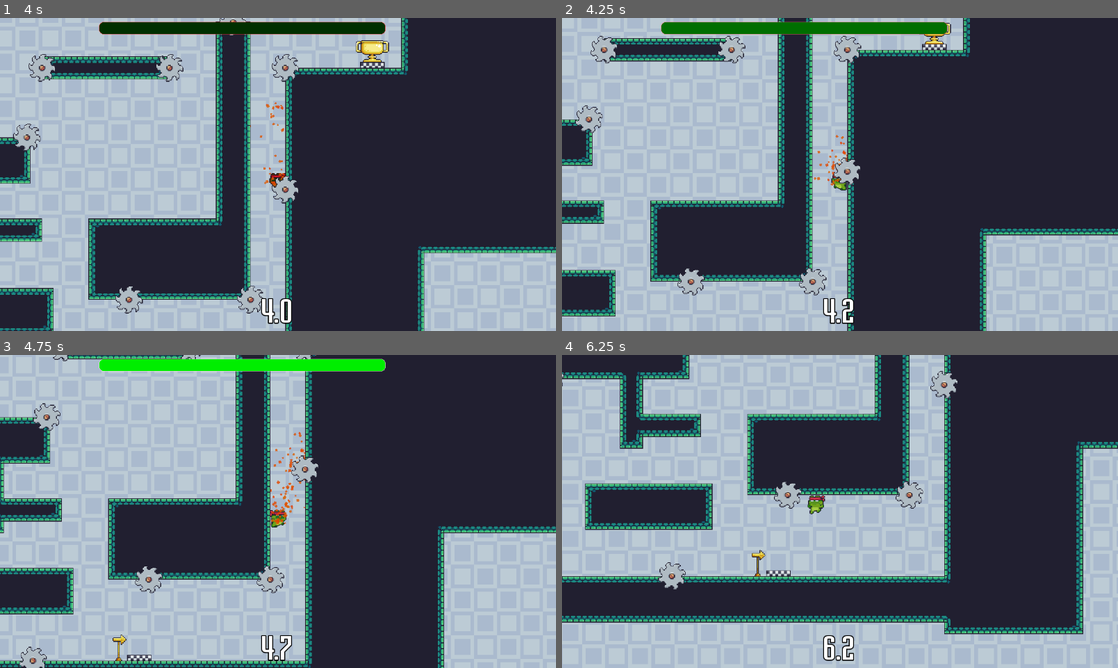
Above: before the commit, frames 1-4 (two rows, left to right).
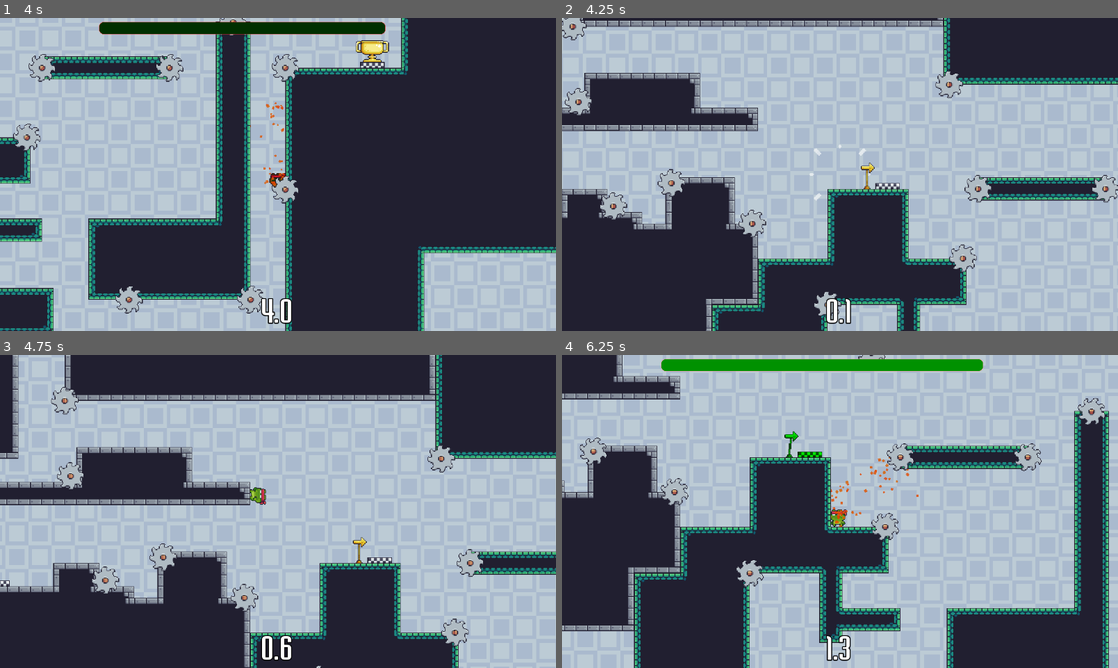
Above: after the commit, the same moments.

Repository: Boyquotes/LudusFormation
Game: Godot game, scene res://Scenes/Levels/level_base.tscn
Two runs of this game, one before a commit and one after it. Both use one fixed random seed, a clock stepped at 60 frames per second and the inputs below.
Inputs:
- Up to frame 1 (4 s): tap Enter at 0.5 s; hold D (right) 0.53-2.03 s; tap W (jump) at 0.77, 1.52, 3.02, 3.77 s; hold A (left) 2.03-2.78 s; hold D (right) from 2.78 s (still down)
- Up to frame 2 (4.25 s): keep holding D (right); tap T (reset, bound only after the commit) at 4.15 s
- Up to frame 3 (4.75 s): release D (right) at 4.28 s; hold A (left) from 4.28 s (still down); tap W (jump) at 4.52 s
- Up to frame 4 (6.25 s): tap R (restart, bound only after the commit) at 4.9 s; release A (left) at 5.03 s; hold D (right) 5.03-5.78 s; hold A (left) from 5.78 s (still down); tap W (jump) at 6.02 s

Frame 1 is identical in both runs. In frame 2, 59% of the frame differs, in the area x 0-100%, y 0-100%; in frame 3, 59%; in frame 4, 66%.

Commit message:
Added timer for lv2

Diff:
--- a/Scenes/Levels/level_2.tscn
+++ b/Scenes/Levels/level_2.tscn
@@ -6,6 +6,8 @@
 [ext_resource type="PackedScene" uid="uid://bsbn72jnqtj2j" path="res://Scenes/Traps/Saw/saw_trap.tscn" id="3_1hhki"]
 [ext_resource type="PackedScene" uid="uid://ceetapqadmawx" path="res://Scenes/Checkpoints/Start/start_point.tscn" id="4_saaao"]
 [ext_resource type="PackedScene" uid="uid://ktkqsa0kqmeh" path="res://Scenes/Checkpoints/End/end_point.tscn" id="5_u4d53"]
+[ext_resource type="FontFile" uid="uid://dbjwykly8mh7g" path="res://Assets/fonts/Empanada.ttf" id="7_w1cos"]
+[ext_resource type="Script" path="res://Scenes/Levels/TimeSpent.gd" id="8_r3i8w"]
 
 [sub_resource type="TileSetAtlasSource" id="TileSetAtlasSource_1td6t"]
 resource_name = "ground1"
@@ -588,6 +590,12 @@
 terrain_set_0/terrain_1/color = Color(0.501961, 0, 0.2, 1)
 sources/0 = SubResource("TileSetAtlasSource_1td6t")
 
+[sub_resource type="LabelSettings" id="LabelSettings_3pd0o"]
+font = ExtResource("7_w1cos")
+font_size = 72
+outline_size = 8
+outline_color = Color(0, 0, 0, 1)
+
 [node name="Level2" type="Node2D"]
 
 [node name="BG" type="NinePatchRect" parent="."]
@@ -795,3 +803,21 @@
 tile_set = SubResource("TileSet_3fgd5")
 format = 2
 layer_0/tile_data = PackedInt32Array(917534, 65536, 1, 851998, 65536, 1, 786462, 196608, 1, 720926, 131072, 0, 917533,  …(112699 unchanged characters)…
+
+[node name="Game" type="CanvasLayer" parent="."]
+layer = 2
+
+[node name="TimeSpent" type="Label" parent="Game"]
+texture_filter = 1
+anchors_preset = -1
+anchor_top = 0.868827
+anchor_right = 1.0
+anchor_bottom = 1.0
+grow_horizontal = 2
+grow_vertical = 0
+text = "123"
+label_settings = SubResource("LabelSettings_3pd0o")
+horizontal_alignment = 1
+vertical_alignment = 1
+script = ExtResource("8_r3i8w")
+metadata/_edit_use_anchors_ = true
--- a/Scenes/Player/player.gd
+++ b/Scenes/Player/player.gd
@@ -50,6 +50,13 @@
 	frog.play("Appear_Disappear")
 	await frog.animation_finished
 	set_physics_process(true)
+
+func _input(event: InputEvent) -> void:
+	if event is InputEventKey:
+		if event.is_action_pressed("restart"):
+			get_tree().reload_current_scene()
+		elif event.is_action_pressed("reset"):
+			get_tree().change_scene_to_file("res://Scenes/Levels/level_base.tscn")
 
 func _physics_process(delta: float) -> void:
 	# Add the gravity.
--- a/project.godot
+++ b/project.godot
@@ -51,6 +51,18 @@
 , Object(InputEventJoypadMotion,"resource_local_to_scene":false,"resource_name":"","device":-1,"axis":1,"axis_value":1.0,"script":null)
 ]
 }
+restart={
+"deadzone": 0.5,
+"events": [Object(InputEventKey,"resource_local_to_scene":false,"resource_name":"","device":-1,"window_id":0,"alt_pressed":false,"shift_pressed":false,"ctrl_pressed":false,"meta_pressed":false,"pressed":false,"keycode":0,"physical_keycode":82,"key_label":0,"unicode":114,"echo":false,"script":null)
+, Object(InputEventJoypadButton,"resource_local_to_scene":false,"resource_name":"","device":-1,"button_index":1,"pressure":0.0,"pressed":false,"script":null)
+]
+}
+reset={
+"deadzone": 0.5,
+"events": [Object(InputEventKey,"resource_local_to_scene":false,"resource_name":"","device":-1,"window_id":0,"alt_pressed":false,"shift_pressed":false,"ctrl_pressed":false,"meta_pressed":false,"pressed":false,"keycode":0,"physical_keycode":84,"key_label":0,"unicode":116,"echo":false,"script":null)
+, Object(InputEventJoypadButton,"resource_local_to_scene":false,"resource_name":"","device":-1,"button_index":3,"pressure":0.0,"pressed":false,"script":null)
+]
+}
 
 [layer_names]
 
Not shown: 1 places in Scenes/Levels/level_2.tscn that only renumber resources
